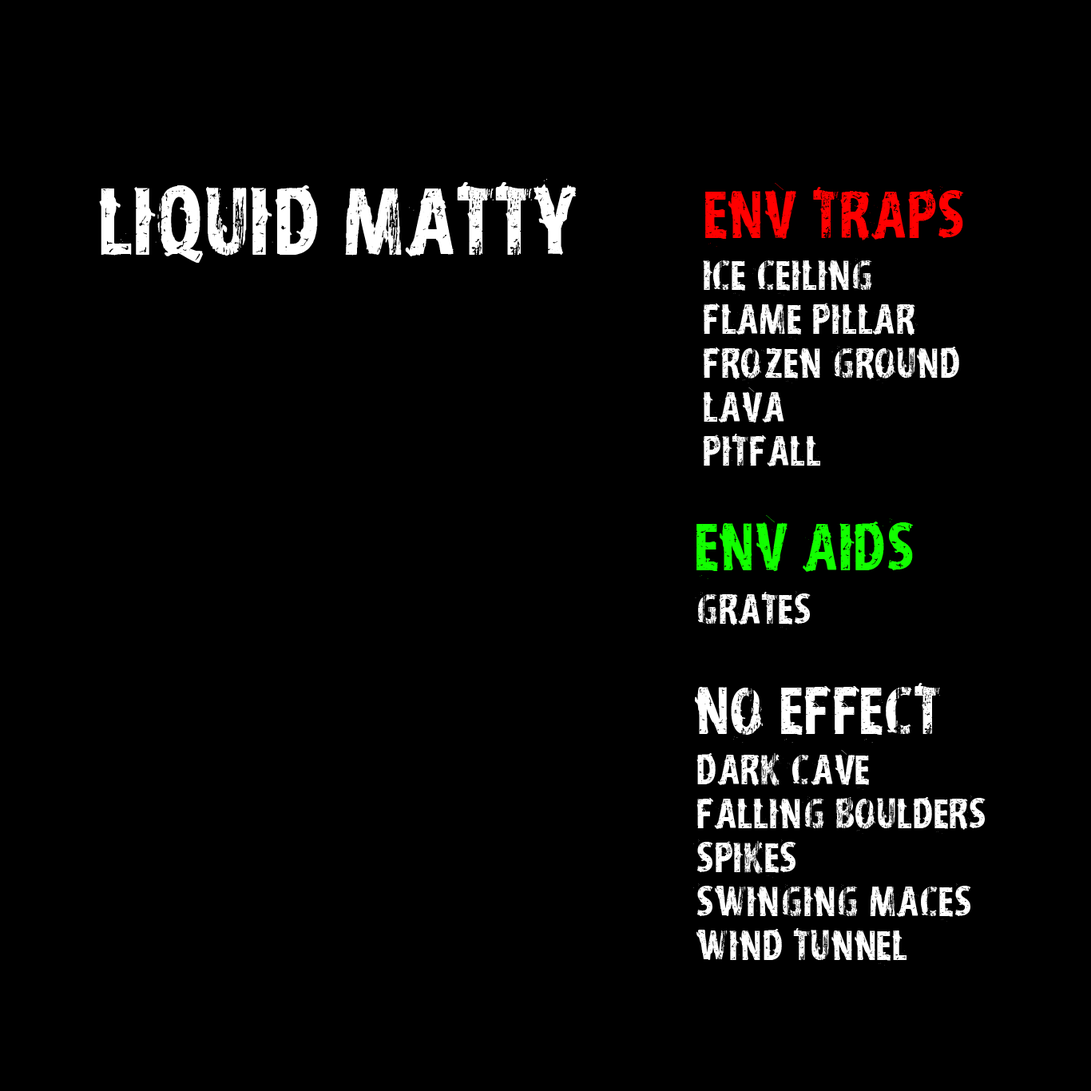
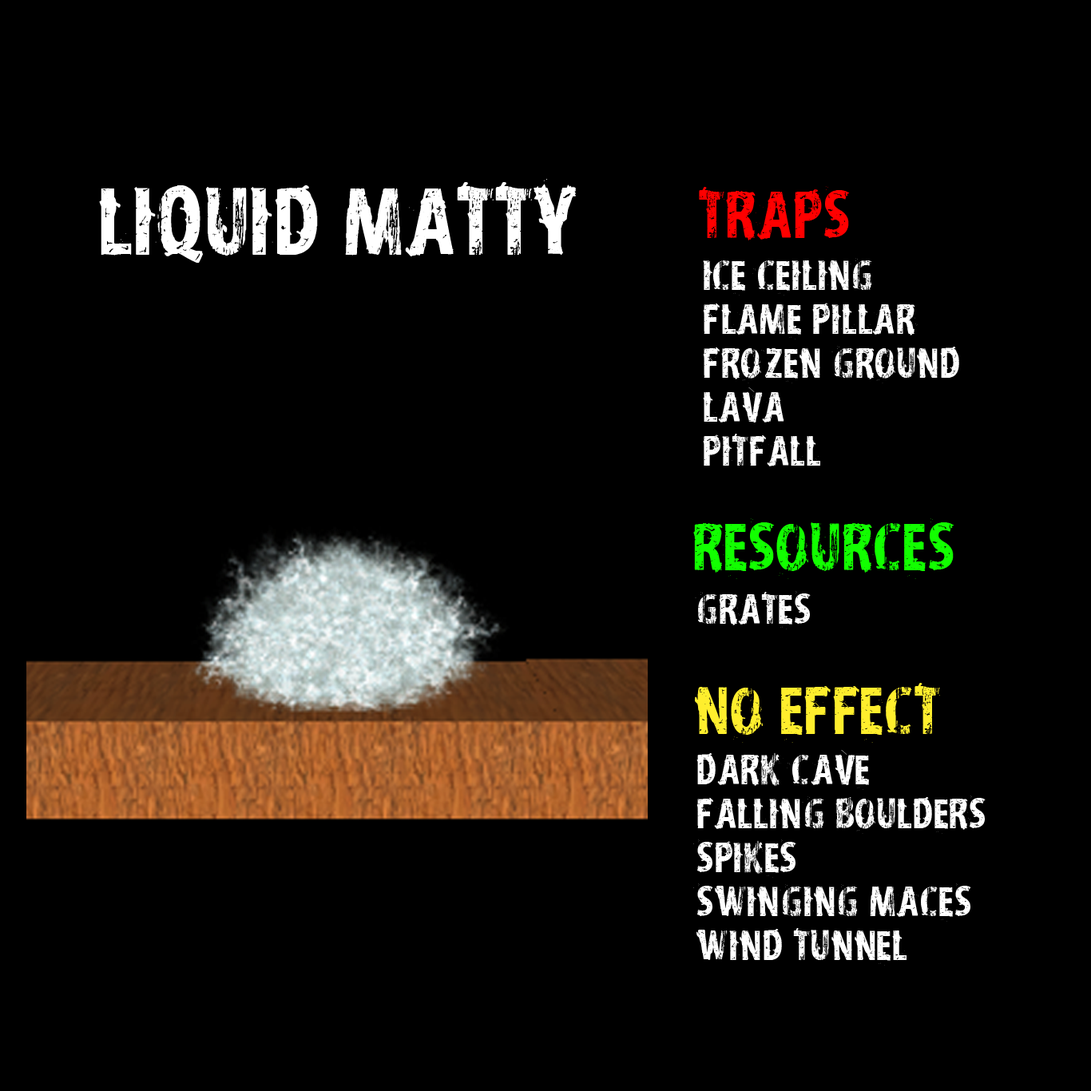
The second 1091 x 1091 image is a revision of the first. Changes to its layers:
added layer "Layer 2" in group "ENV TRAPS" over (26, 527, 649, 821)
renamed "Env traps" to "traps", painted on it over (699, 182, 965, 247)
renamed "ENV AIDs" to "resources", painted on it over (693, 515, 955, 580)
painted on "No effect" over (695, 683, 941, 744)
